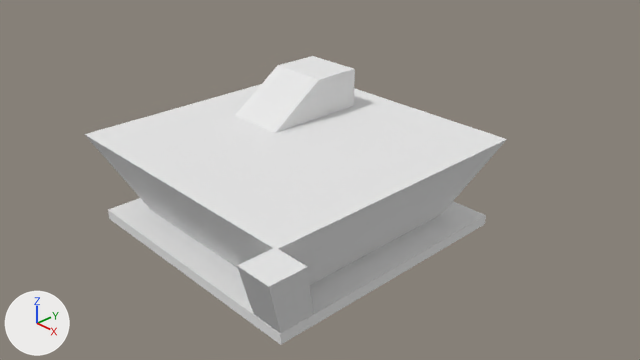
The Blender file Office.blend as it was, and as the next commit left it.
Rendered twice from the file's camera 'Camera'. The lights are fixed; the arrows at lower left show +X, +Y and +Z.

The scene before the commit, as lines of its bpy script (objects in view):
```python
me_cube = bpy.data.meshes.new('Cube')
me_cube.from_pydata(...)  # 32 vertices, 28 faces; spans x -2.3..2.79, y -2.81..2.3, z -0.34..1.81
me_cube.materials.append(mat_material)  # its picture is missing
ob_cube = bpy.data.objects.new('Cube', me_cube)
ob_cube.location = (0.0, 0.0, 0.0)
```
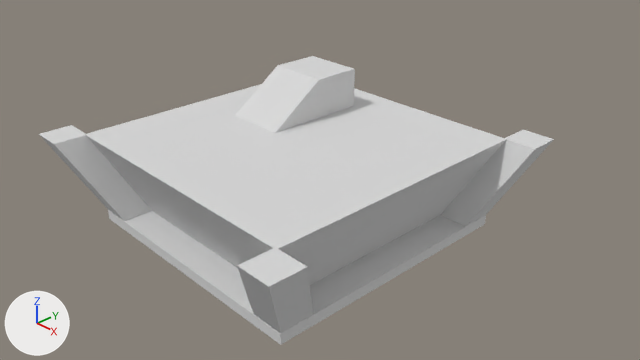
What differs and where, as boxes (x1, y1, x2, y2) in the pictures (640 x 360 px):
'Cube', reshaped (22% wider): before (85, 56, 507, 345); after (39, 56, 554, 345)
part 1 of me_cube, added: after (441, 130, 554, 226)
part 2 of me_cube, added: after (39, 125, 152, 221)

The edits, one by one:
me_cube has 32 vertices, 28 faces and spans x -2.3..2.79, y -2.81..2.3, z -0.34..1.81.
me_cube is used by ob_cube; location (0.0, 0.0, 0.0).
me_cube part 1: the loose piece of 8 vertices spanning x 1.63..2.79, y -2.81..-1.62, z -0.16..1.16 is copied, and the copy is mirrored in y about the mesh origin; it spans x 1.63..2.79, y 1.62..2.81, z -0.16..1.16.
me_cube part 2: the loose piece of 8 vertices spanning x 1.63..2.79, y -2.81..-1.62, z -0.16..1.16 is copied, and the copy is turned -180 degrees about the x axis through its middle, then moved by (-4.42, 0.0, 0.0); it spans x -2.79..-1.63, y -2.81..-1.62, z -0.16..1.16.
